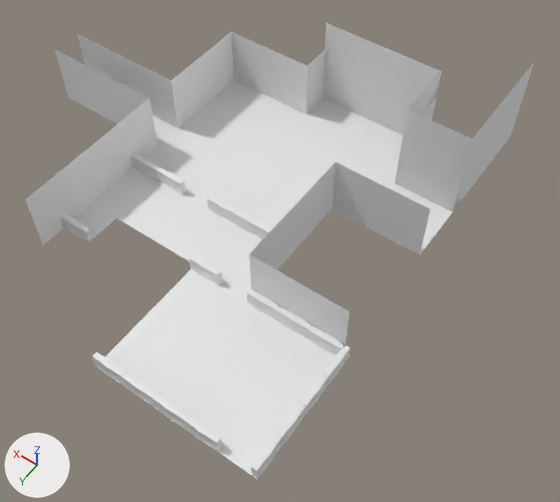
The OBJ model src/Resources/Models/town.obj: old version first, new version second.
Before and after are seen from a 50 mm camera at (-7.3, 8.7, 35.1) aimed at (9.0, -14.1, -0.8). Arrows for +X, +Y and +Z are at lower left; the lights stay in place. Where no turn or scale is listed for an object, it has been applied to the vertices.

Before the edit, the objects in view are built like this:
```python
me_plane_090 = bpy.data.meshes.new('Plane.090')
me_plane_090.from_pydata(...)  # 30 vertices, 36 faces; spans x 20.0..28.0, y -16.0..-6.0, z 0.0..4.0
me_plane_163 = bpy.data.meshes.new('Plane.163')
me_plane_163.from_pydata(...)  # 86 vertices, 72 faces; spans x 2.0..14.0, y -30.0..-22.0, z 0.0..6.0
me_plane_177 = bpy.data.meshes.new('Plane.177')
me_plane_177.from_pydata(...)  # 25 vertices, 16 faces; spans x 14.0..20.0, y -26.0..-24.0, z 0.0..4.0
me_plane_223 = bpy.data.meshes.new('Plane.223')
me_plane_223.from_pydata(...)  # 65 vertices, 90 faces; spans x 2.0..28.0, y -26.0..-14.0, z 0.0
ob_plane_090 = bpy.data.objects.new('Plane.090', me_plane_090)
ob_plane_090.location = (0.0, 0.0, 0.0)
ob_plane_163 = bpy.data.objects.new('Plane.163', me_plane_163)
ob_plane_163.location = (0.0, 0.0, 0.0)
ob_plane_177 = bpy.data.objects.new('Plane.177', me_plane_177)
ob_plane_177.location = (0.0, 0.0, 0.0)
ob_plane_223 = bpy.data.objects.new('Plane.223', me_plane_223)
ob_plane_223.location = (0.0, 0.0, 0.0)
# also in view: 'Plane.009' at (1.8, -6.0, 0.5); 'Plane.125' at (5.0, -14.0, 2.0); 'Plane.006' at (8.0, -2.2, 0.5); 'Plane.002' at (11.0, -13.8, 0.5); 'Plane.193' at (24.0, -21.0, 2.0)
```
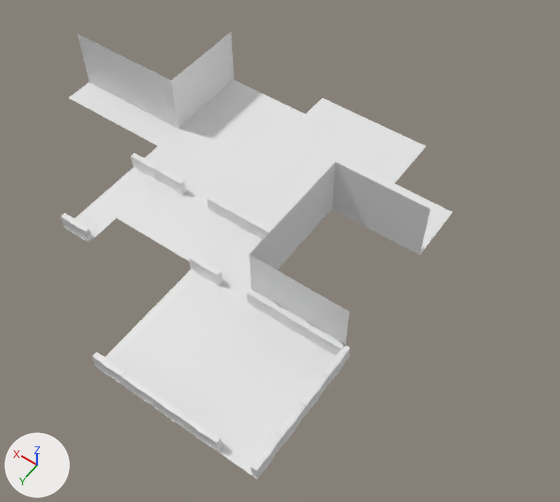
Boxes (x1, y1, x2, y2) around the edits, measured in the pictures (560 x 502 px):
'Plane.163', deleted
    before: (322, 23, 535, 212)
'Plane.090', deleted
    before: (25, 50, 158, 245)
'Plane.177', deleted
    before: (231, 32, 325, 114)

What the commit changed:
Object 'Plane.090' (ob_plane_090) is deleted.
Object 'Plane.163' (ob_plane_163) is deleted.
Object 'Plane.177' (ob_plane_177) is deleted.
